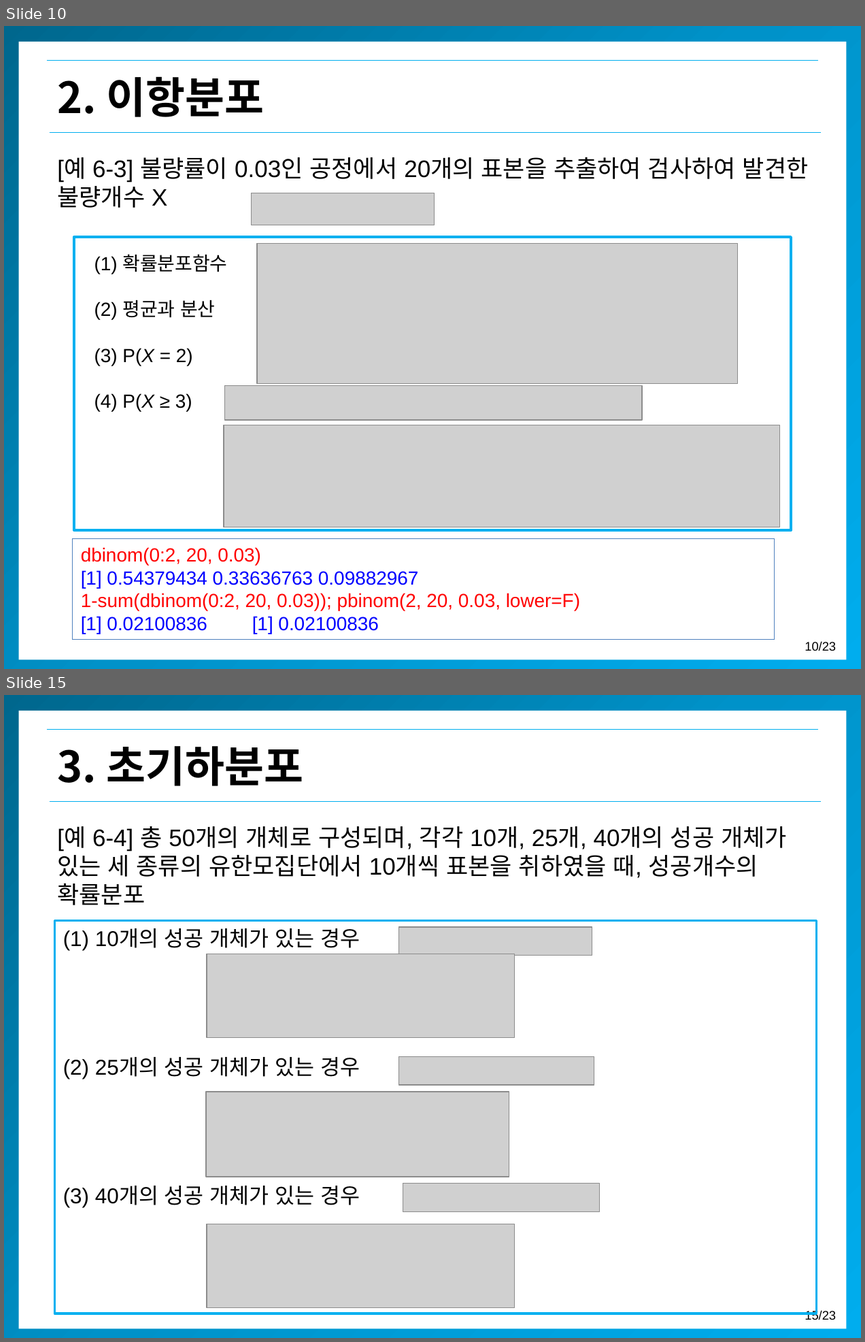
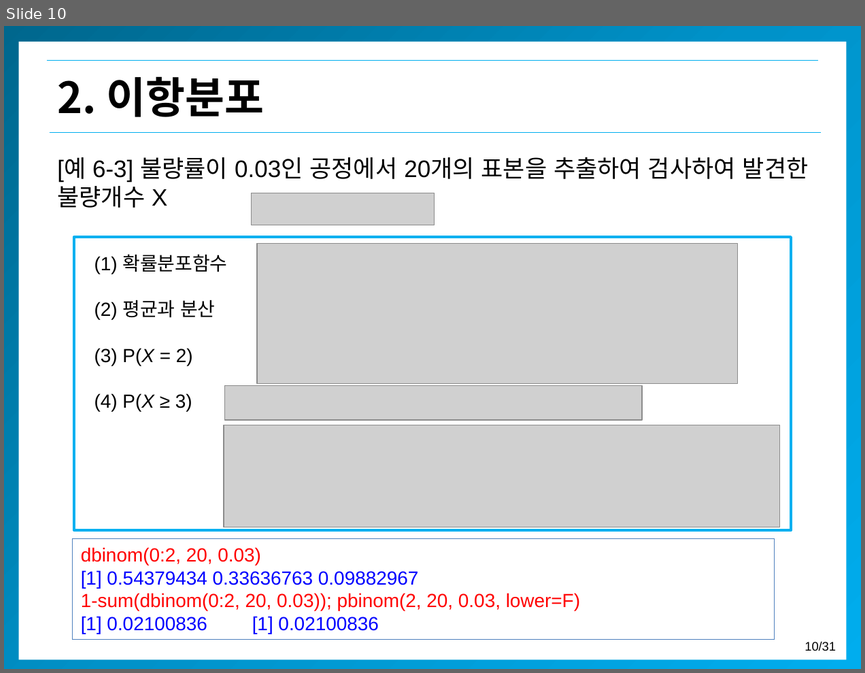
Before and after one commit to misdb/statistics, a slide deck: .gitbook/assets/chapter-04-3-kor (1).pptx. Shown one above the other, each under a label of ours: slides 10 and 15 before the commit, slide 10 after it; the slides between them are not shown. The pictures are 865x1342 and 865x673 pixels, drawn with LibreOffice and Linux fonts; fonts in the diff are those of the drawing; grey boxes stand for pictures; background and template pictures are left out. Boxes give left, top, right and bottom in pixels: in the first picture for what was removed or moved away, otherwise in the second. Text is boxed around its words. In the diff, an @@ line names an element or a change of style, - is before the commit and + after.

```diff
--- a/.gitbook/assets/chapter-04-3-kor (1).pptx
+++ b/.gitbook/assets/chapter-04-3-kor (1).pptx
@@ slide 15 removed at (4,695,861,1338), background #FFFFFF; not listed: 5 template elements that a slide beside it also shows @@
@@ text removed at (57,746,303,786) @@
-3. 초기하분포
@@ text removed at (57,826,787,905) @@
-[예 6-4] 총 50개의 개체로 구성되며, 각각 10개, 25개, 40개의 성공 개체가 있는 세 종류의 유한모집단에서 10개씩 표본을 취하였을 때, 성공개수의 확률분포
@@ rectangle removed at (54,920,816,1312) @@
@@ text removed at (63,928,360,1207) @@
-(1) 10개의 성공 개체가 있는 경우
-(2) 25개의 성공 개체가 있는 경우
-(3) 40개의 성공 개체가 있는 경우
@@ picture removed at (399,927,593,955) @@
@@ picture removed at (207,954,515,1037) @@
@@ picture removed at (399,1057,594,1085) @@
@@ picture removed at (206,1091,509,1176) @@
@@ picture removed at (403,1183,600,1212) @@
@@ picture removed at (207,1223,515,1307) @@
@@ page number at (804,641,836,651): text changed @@
-10/23
+10/31
```
Also in this commit, not shown: 1 slide changed, 6 other slides removed, 8 other files.
